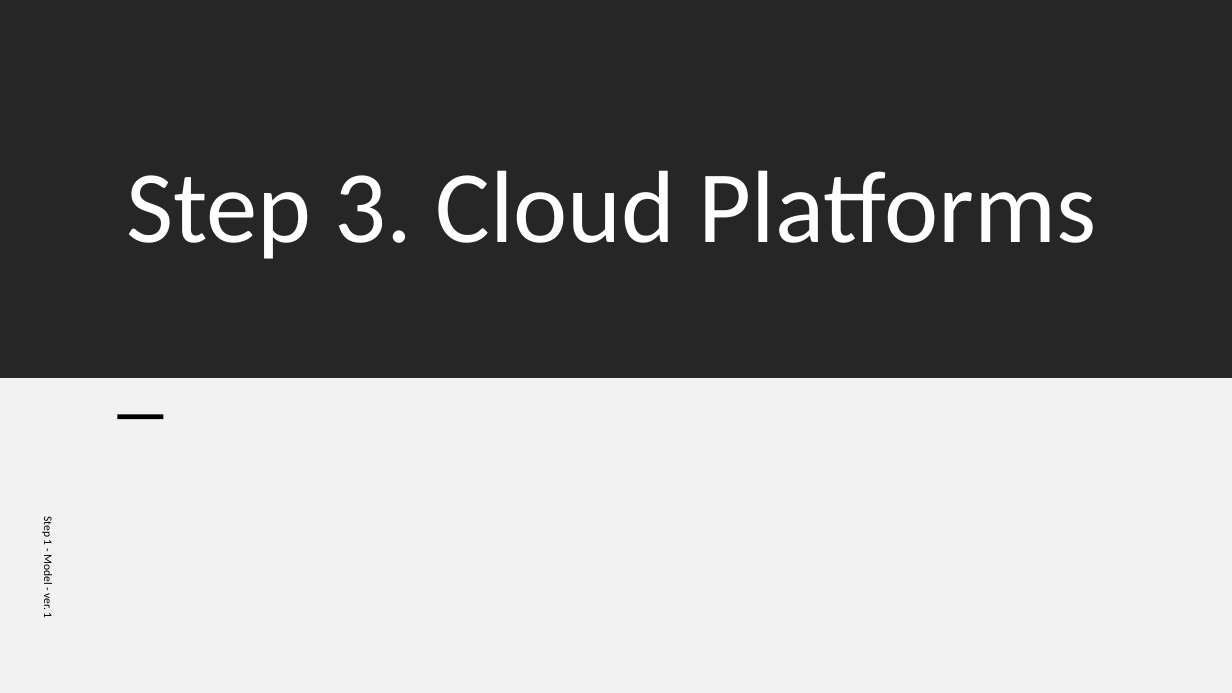
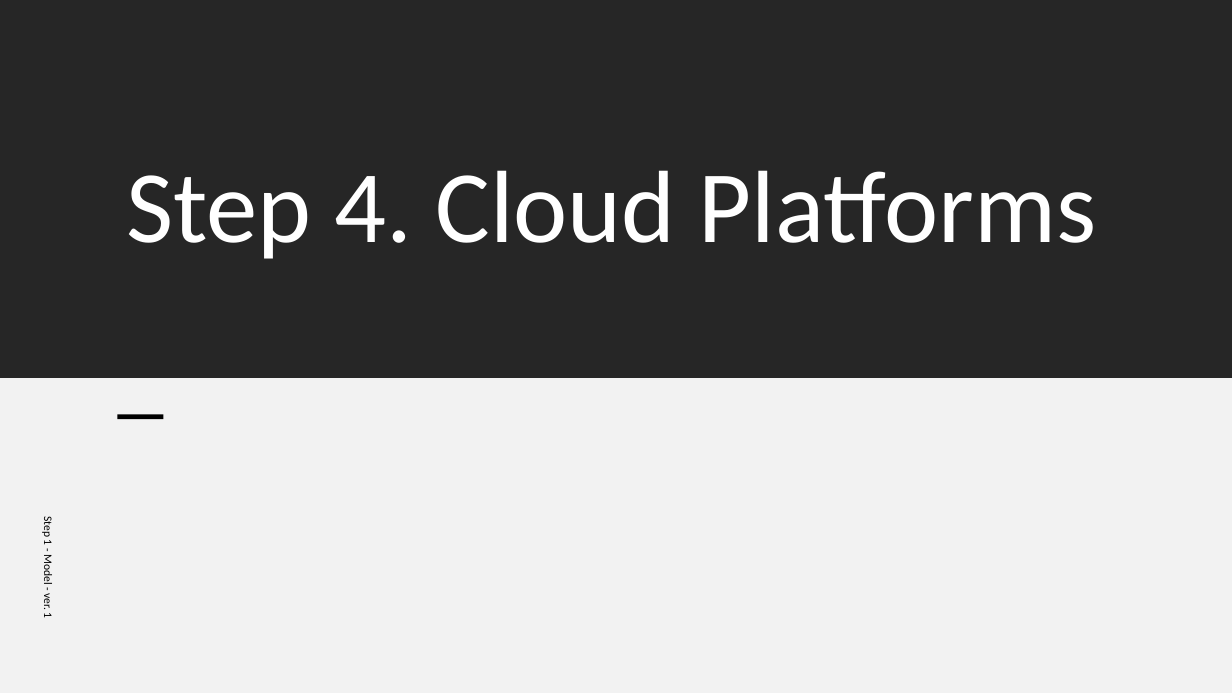
Before and after one commit to ext4dmin/DevOps-Mentorship, a slide deck: slide 1 of Step04-Cloud_Platforms_presentation.pptx. Drawn at 1232x693 pixels with LibreOffice and Linux fonts; fonts in the diff are those of the drawing. Boxes give left, top, right and bottom in pixels: in the first picture for what was removed or moved away, otherwise in the second. Text is boxed around its words. In the diff, an @@ line names an element or a change of style, - is before the commit and + after.

```diff
--- a/Step04-Cloud_Platforms_presentation.pptx
+++ b/Step04-Cloud_Platforms_presentation.pptx
@@ title at (126, 170, 1096, 259): text changed @@
-Step 3. Cloud Platforms
+Step 4. Cloud Platforms
```
Also in this commit, not shown: 3 other files.
